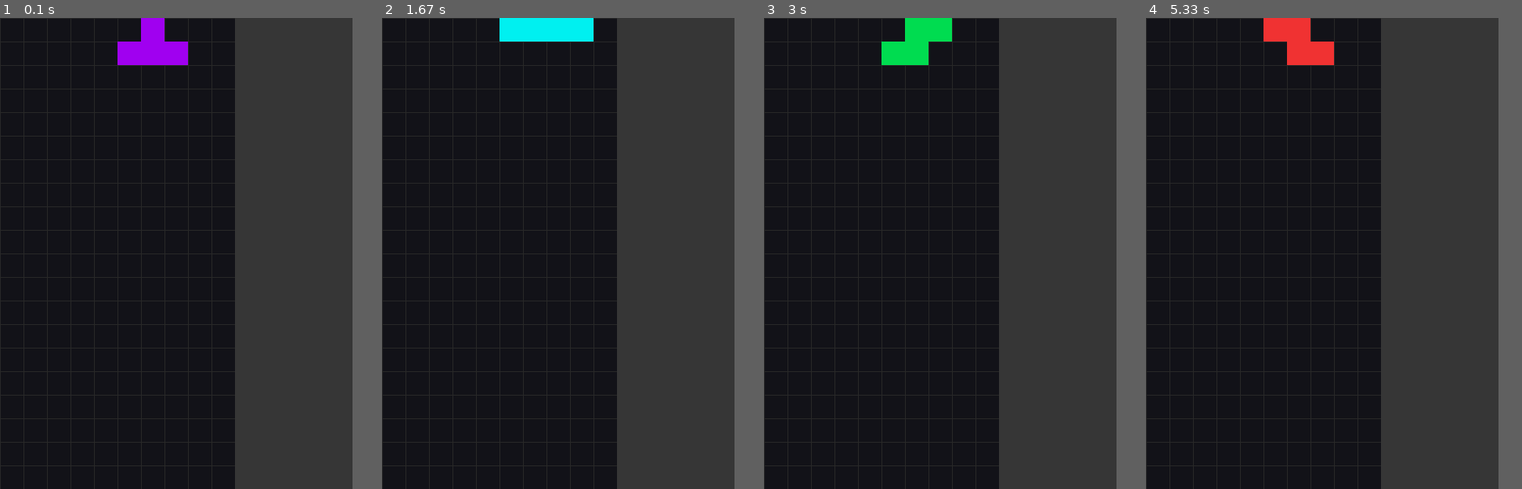
Above: before the commit, frames 1-4 (left to right).
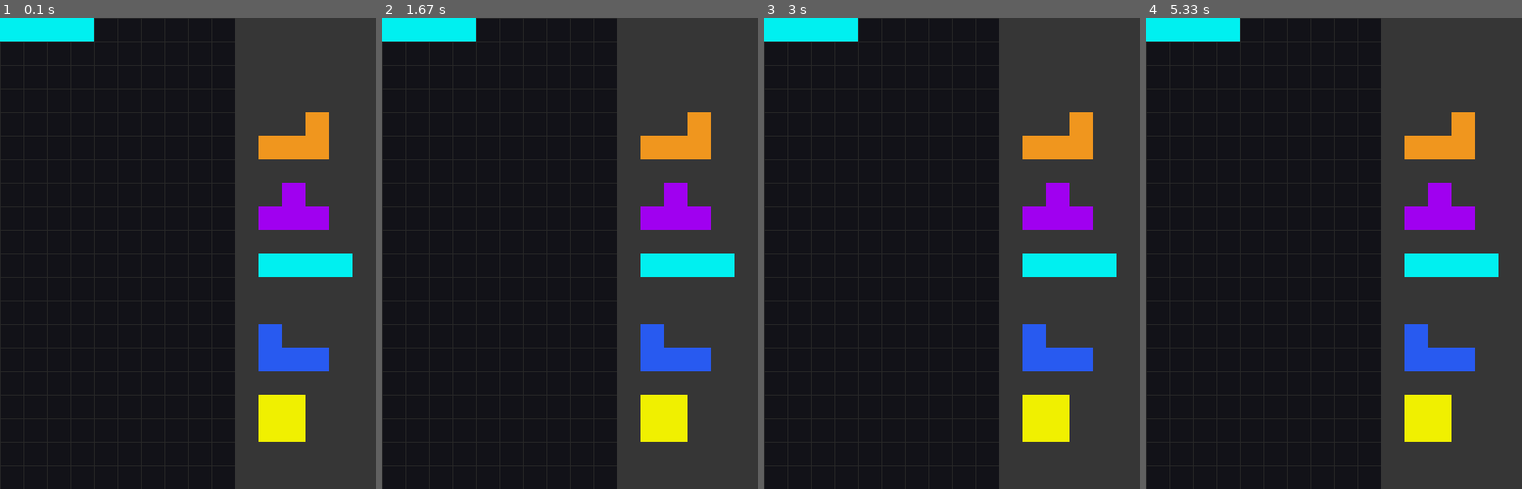
Above: after the commit, the same moments.

Repository: hpastrana05/Tetris_RL
Game: pygame game, started from src/tetris_rl/main.py
Two runs of this game, one before a commit and one after it. Both use one fixed random seed, a clock stepped at 60 frames per second and the inputs below.
Inputs:
- Up to frame 1 (0.1 s): no input
- Up to frame 2 (1.67 s): no input
- Up to frame 3 (3 s): no input
- Up to frame 4 (5.33 s): no input
The window is 450x600 before the commit and 480x600 after it. Grey fills any space a smaller window leaves; there, only what the larger window draws over its background counts as a difference.

The runs differ from the first frame. In frame 1, 8.8% of the frame differs, in the area x 0-94%, y 0-90%; in frame 2, 8.8%; in frame 3, 8.8%; in frame 4, 8.8%.

Commit message:
cambio de enfoque

Diff:
--- a/src/tetris_rl/config.py
+++ b/src/tetris_rl/config.py
@@ -22,7 +22,11 @@
 NUM_ROWS = 20
 NUM_COLS = 10
 
-WINDOW_WIDTH = NUM_COLS * BLOCK_SIZE + 5*BLOCK_SIZE
+N_NEXT_PIECES=14
+GROUP_SIZE=7
+N_SHOWED_PIECES=5
+
+WINDOW_WIDTH = NUM_COLS * BLOCK_SIZE + 6*BLOCK_SIZE
 WINDOW_HEIGHT = NUM_ROWS * BLOCK_SIZE
 
 SHAPES = [
--- a/src/tetris_rl/main.py
+++ b/src/tetris_rl/main.py
@@ -2,6 +2,8 @@
 
 import pygame
 from tetris_rl.config import *
+from tetris_rl.piece import Piece
+
 pygame.init()
 
 def draw_grid(screen):
@@ -10,25 +12,36 @@
     for y in range(0, WINDOW_HEIGHT, BLOCK_SIZE):
         pygame.draw.line(screen, GRID_COLOR, (0, y), (WINDOW_WIDTH, y))
 
-def draw_side_panel(screen):
+def set_pos_next_pieces(next_pieces):
+    for i in range(min(N_SHOWED_PIECES, len(next_pieces))):
+        next_pieces[i].pos_x = NUM_COLS + 1
+        next_pieces[i].pos_y = i * 3  + 4
+
+def draw_side_panel(screen, next_pieces):
     panel_x = NUM_COLS * BLOCK_SIZE
+    set_pos_next_pieces(next_pieces)
+
     pygame.draw.rect(screen, GRAY, (panel_x, 0, WINDOW_WIDTH - panel_x, WINDOW_HEIGHT))
+    for i in range(min(N_SHOWED_PIECES, len(next_pieces))):
+        next_pieces[i].draw(screen)
 
-def draw_piece(screen, piece, position):
-    shape, color = piece
-    for y, row in enumerate(shape):
-        for x, cell in enumerate(row):
-            if cell:
-                pygame.draw.rect(screen,
-                                 color,
-                                 (position[0] * BLOCK_SIZE + x * BLOCK_SIZE,
-                                  position[1] * BLOCK_SIZE + y * BLOCK_SIZE, BLOCK_SIZE, BLOCK_SIZE))
+def generate_next_pieces(next_pieces):
+    next_indexes = list(range(len(SHAPES)))
+    random.shuffle(next_indexes)
+    if len(next_pieces) in [0, GROUP_SIZE]:
+        for i in range(GROUP_SIZE):
+            next_pieces.append(Piece(SHAPES[next_indexes[i]][0], SHAPES[next_indexes[i]][1]))
+
+
 
 def main():
     # Set up the game window
     screen = pygame.display.set_mode((WINDOW_WIDTH, WINDOW_HEIGHT))
     pygame.display.set_caption("Tetris RL")
 
+    next_pieces = []
+    generate_next_pieces(next_pieces)
+    saved_piece = Piece([], (0, 0, 0))
 
     # Main game loop
     running = True
@@ -38,13 +51,15 @@
                 running = False
 
         # Update game state here
-        actual_piece = SHAPES[random.randint(0, len(SHAPES) - 1)]  # Randomly select a piece for demonstration
+        actual_piece = Piece(SHAPES[0][0], SHAPES[0][1])
+
+        generate_next_pieces(next_pieces)
 
         # Clear the screen
         screen.fill(BG_COLOR)
         draw_grid(screen)
-        draw_side_panel(screen)
-        draw_piece(screen, actual_piece, (NUM_COLS // 2, 0))  # Draw the actual piece at the top center
+        draw_side_panel(screen, next_pieces)
+        actual_piece.draw(screen)  # Draw the actual piece at the top center
 
 
 
--- a/src/tetris_rl/piece.py
+++ b/src/tetris_rl/piece.py
@@ -3,7 +3,7 @@
 import pygame
 
 
-class piece:
+class Piece:
     def __init__(self, shape, color):
         self.shape = shape
         self.color = color
--- /dev/null
+++ b/src/tetris_rl/tetris.py
@@ -0,0 +1,36 @@
+import random
+
+from tetris_rl.config import *
+from tetris_rl.piece import Piece
+
+class Tetris:
+    def __init__(self):
+        self.board = []
+        self.actual_piece = None
+        self.next_pieces = []
+        self.saved_piece = None
+
+        self.reset()
+
+    def _generate_next_pieces(self):
+        next_indexes = list(range(len(SHAPES)))
+        random.shuffle(next_indexes)
+        next_pieces = []
+
+        # only generate new pieces if the next_pieces list is empty or has reached the group size
+        if len(self.next_pieces) in [0, GROUP_SIZE]:
+
+            for i in range(GROUP_SIZE):
+                next_pieces.append(Piece(SHAPES[next_indexes[i]][0], SHAPES[next_indexes[i]][1]))
+
+        return next_pieces
+
+    def reset(self):
+        self.board = [[0 for _ in range(NUM_COLS)] for _ in range(NUM_ROWS)]
+        self.next_pieces = self._generate_next_pieces()
+        self.actual_piece = self.next_pieces.pop(0)
+        self.saved_piece = Piece([], (0, 0, 0))
+
+
+    def step(self, action):
+        pass
